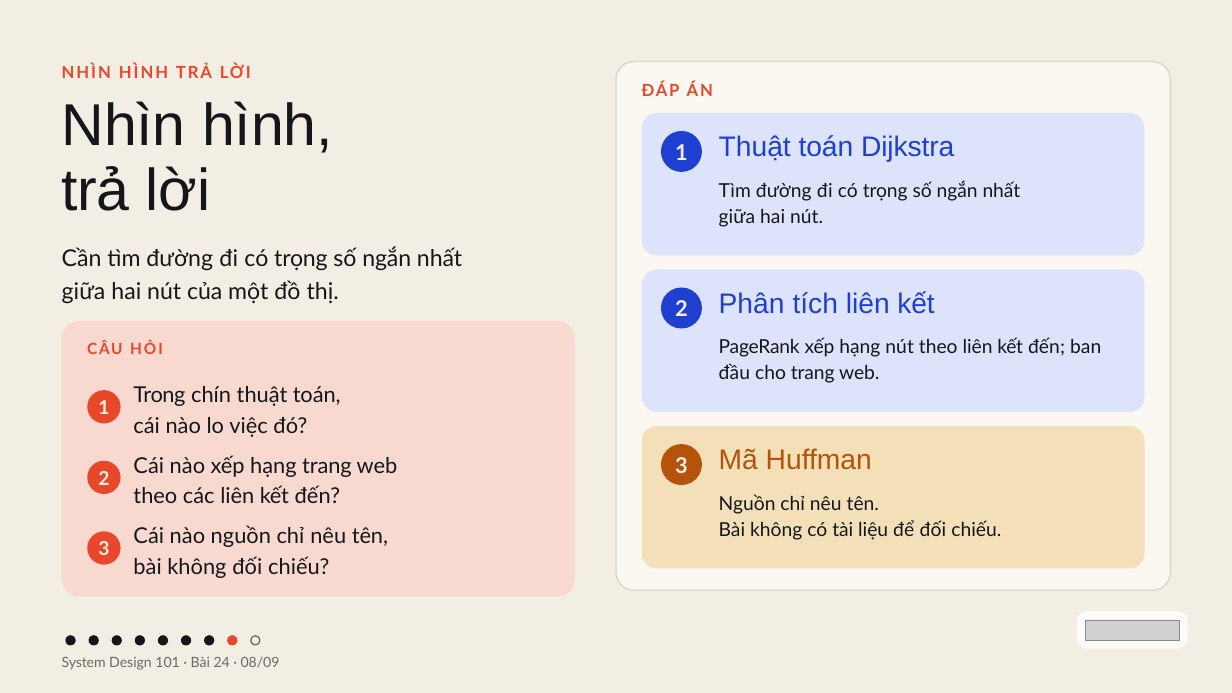
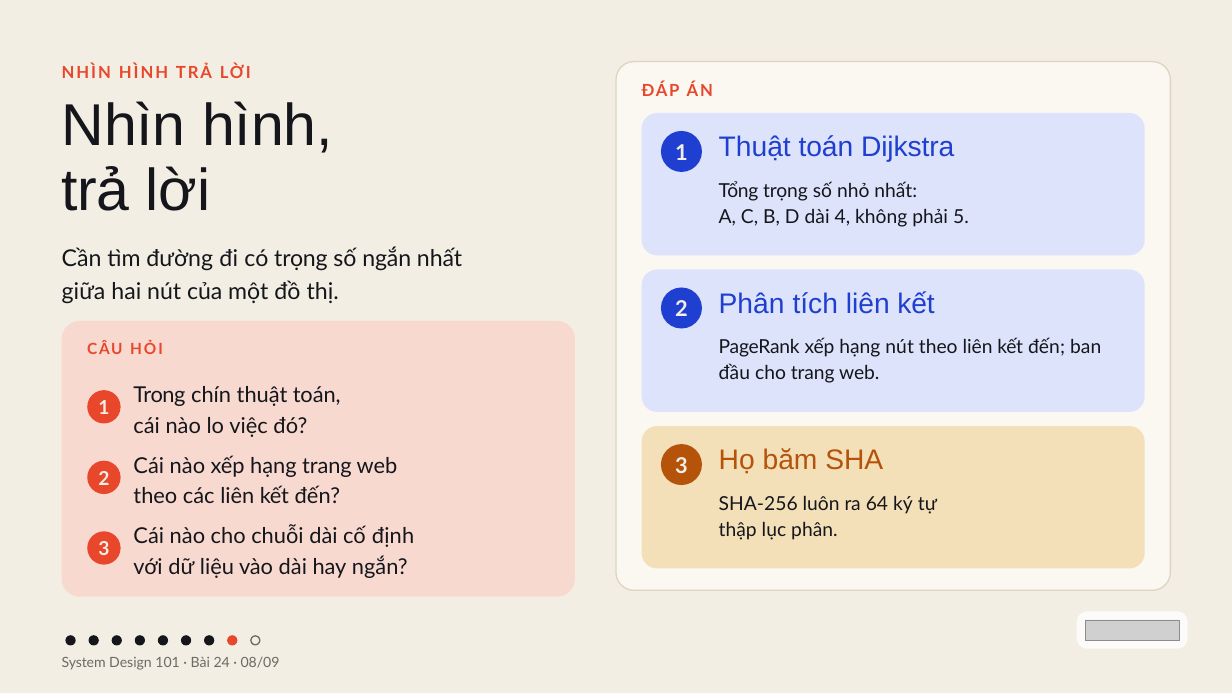
Before and after one commit to vohoailinh90/tool-marketing-studio, a slide deck: slide 8 of system-design-101/vi/lessons/sd-10-024/slides/sd-10-024.pptx. Drawn at 1232x693 pixels with LibreOffice and Linux fonts; fonts in the diff are those of the drawing; grey boxes stand for pictures. Boxes give left, top, right and bottom in pixels: in the first picture for what was removed or moved away, otherwise in the second. Text is boxed around its words. In the diff, an @@ line names an element or a change of style, - is before the commit and + after.

```diff
--- a/system-design-101/vi/lessons/sd-10-024/slides/sd-10-024.pptx
+++ b/system-design-101/vi/lessons/sd-10-024/slides/sd-10-024.pptx
@@ text at (719,181,969,227): text changed @@
-Tìm đường đi có trọng số ngắn nhất
-giữa hai nút.
+Tổng trọng số nhỏ nhất:
+A, C, B, D dài 4, không phải 5.
@@ text at (719,448,883,474): text changed @@
-Mã Huffman
+Họ băm SHA
@@ text at (719,495,937,540): text changed @@
-Nguồn chỉ nêu tên.
-Bài không có tài liệu để đối chiếu.
+SHA-256 luôn ra 64 ký tự
+thập lục phân.
@@ text at (133,524,414,578): text changed @@
-Cái nào nguồn chỉ nêu tên,
-bài không đối chiếu?
+Cái nào cho chuỗi dài cố định
+với dữ liệu vào dài hay ngắn?
```
Also in this commit, not shown: 8 other slides changed.
